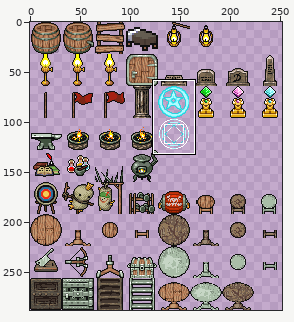
Edited in one commit: sprite sheet (DwarfCorp/DwarfCorpContent/Entities/Furniture/interior_furniture.png). The first picture is a wide view before the edit; the outline marks the close-up.
Close-up. As it was:
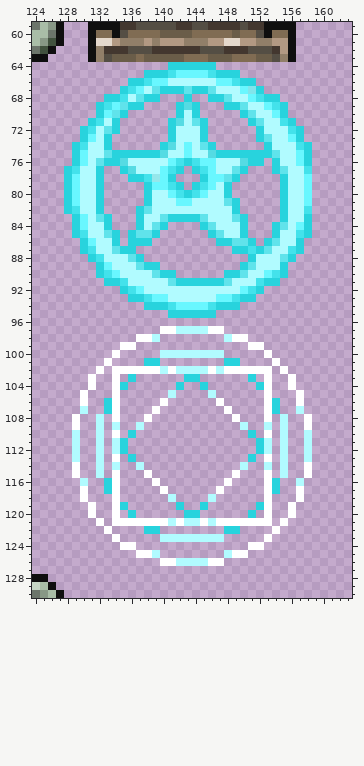
The file is 256x288 pixels. Pixels under 10% opacity are left out. Colours within 5 levels of each other are drawn and written as one. Shown: x 124..163, y 59..130. The wide view leaves out empty margins.
The result:
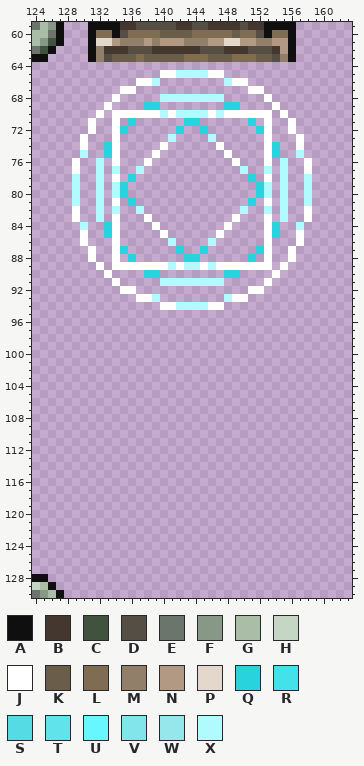
Palette (. is transparent): A #0f0f0f  B #43372f  C #41523e  D #544e44  E #6c756b  F #889886  G #a9bda7  H #c6d6c5  J #ffffff  K #6a5d49  L #806c53  M #917f69  N #b29983  P #e4d8cc  Q #28d3dd  R #43e2eb  S #55dbe3  T #60e3eb  U #69f7ff  V #81e5eb  W #95e7eb  X #b1fbff
Message: fix some camera issues. use new artwork for summoning circle
Change:
Changed rows in their new state; - is an unchanged pixel.
first column x 128:
 64 -------------......------------
 65 ----------..JJXXXXJJ..---------
 66 --------.JJX........XJJ.-------
 67 -------JJ..............JJ------
 68 -----.J.....XXXXXXXX.....J.----
 69 ----.J....QQ--...-----....J.---
 70 ----J.JJJJJJXJX-XXJXJJJJJJ.J---
 71 ---J..J-Q----..QQ.------.J..J--
 72 --.J..JQ-----.Q..--------J..J.-
 73 --J...J------X....X-----.J...J-
 74 -.J..-J-----J......J-----JQ..J.
 75 -.X..QJ....J........J....JQ..X.
 76 -J..X.J...J..........J...J.-..J
 77 .J..X-X..-.....-......X--X.X..J
 78 .X..X-J--.....---.....-Q-J-X..X
 79 .X..X-XQ--.....-.....---QX-X..X
 80 .X..X-XQ--...........---QX-X..X
 81 .X..X-J-Q-............-Q-J-X..X
 82 .J..X-X--X............X--X-X..J
 83 -J..X.J--.J..........J.--J-X..J
 84 -.X..-J--..J.----...J..--J-..X.
 85 -.J..QJ-....J-----.J...--J-..J.
 86 --J...J-...--X----X.....-J...J-
 87 --.J..J-.-----Q--Q---...-J..J.-
 88 ---J..J.Q.-----QQ-------.J..J--
 89 ----J.JJJJJJJXJXXJXJJJJJJJ.J---
 90 ----.J....QQ..--------....J.---
 91 -----.J.....-XXXXXXX.....J.----
 92 -------JJ..............JJ------
 93 --------.JJX........XJJ.-------
 94 ----------..JJXXXXJJ..---------
 95 -------------......------------
 97 ------------........-----------
 98 ---------...--------...--------
 99 -------..--------------..------
100 ------.-----........-----.-----
101 -----.----..--------..----.----
102 ----.-....................-.---
103 ---.--.-.------..------.-.--.--
104 ---.--..------.--.------..--.--
105 --.---.------.----.------.---.-
106 --.--..-----.------.-----..--.-
107 --.--..----.--------.----..--.-
108 -.--.-.---.----------.---.-.--.
109 -.--.-.--.------------.--.-.--.
110 -.--.-.-.--------------.-.-.--.
111 -.--.-..----------------..-.--.
112 -.--.-..----------------..-.--.
113 -.--.-.-.--------------.-.-.--.
114 -.--.-.--.------------.--.-.--.
115 -.--.-.---.----------.---.-.--.
116 --.--..----.--------.----..--.-
117 --.--..-----.------.-----..--.-
118 --.---.------.----.------.---.-
119 ---.--..------.--.------..--.--
120 ---.--.-.------..------.-.--.--
121 ----.-....................-.---
122 -----.----..--------..----.----
123 ------.-----........-----.-----
124 -------..--------------..------
125 ---------...--------...--------
126 ------------........-----------
Pixel boxes of the changes (left, top, right, bottom) in both close-ups:
changed: (64, 62, 312, 566)
